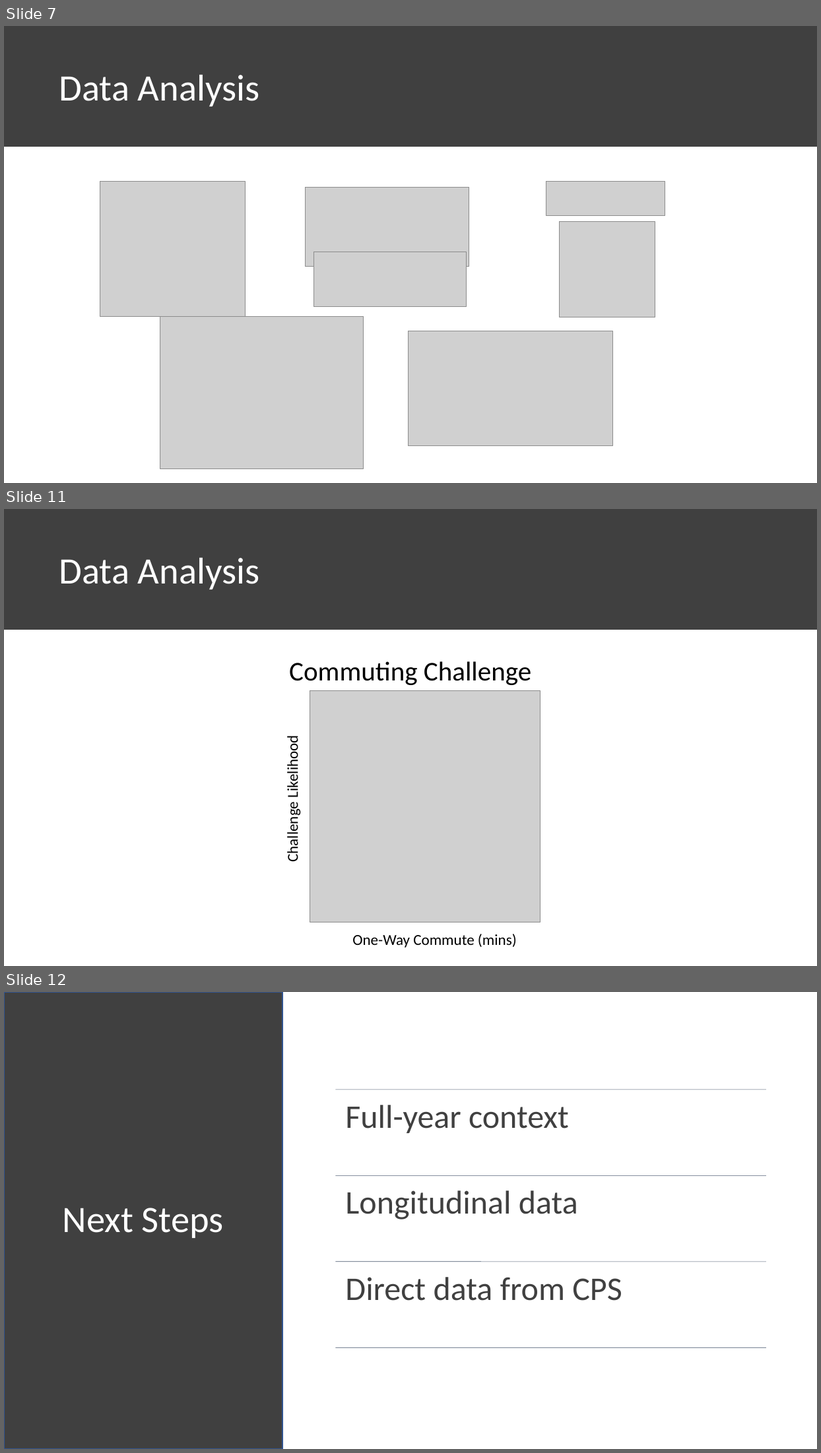
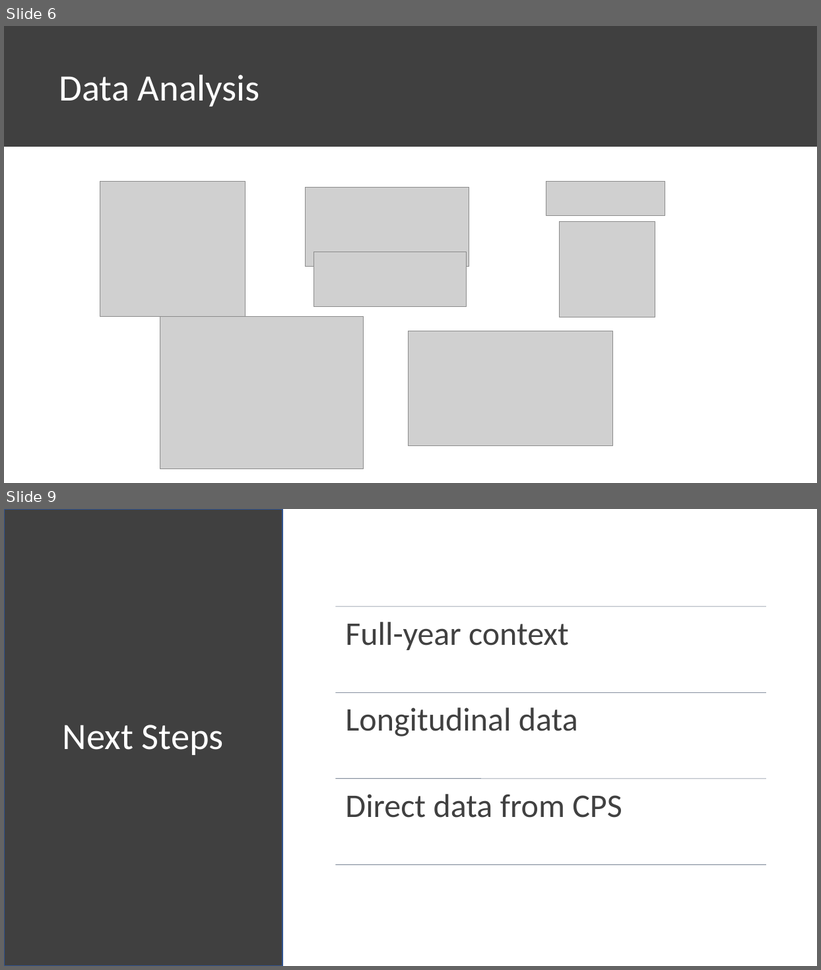
Before and after one commit to chrisluedtke/talks, a slide deck: 2018-06-14-ChiPy/Presentation.pptx. Shown one above the other, each under a label of ours: slides 7, 11 and 12 before the commit, slides 6 and 9 after it; the slides between them are not shown. The pictures are 821x1453 and 821x970 pixels, drawn with LibreOffice and Linux fonts; fonts in the diff are those of the drawing; grey boxes stand for pictures. Boxes give left, top, right and bottom in pixels: in the first picture for what was removed or moved away, otherwise in the second. Text is boxed around its words. In the diff, an @@ line names an element or a change of style, - is before the commit and + after.

```diff
--- a/2018-06-14-ChiPy/Presentation.pptx
+++ b/2018-06-14-ChiPy/Presentation.pptx
@@ slide 11 removed at box(4, 509, 817, 966), background #FFFFFF @@
@@ rectangle removed at box(4, 509, 817, 630) @@
@@ text removed at box(59, 558, 259, 590) @@
-Data Analysis
@@ text removed at box(289, 661, 531, 685) @@
-Commuting Challenge
@@ picture removed at box(310, 691, 540, 923) @@
@@ text removed at box(283, 741, 302, 861) @@
-Challenge Likelihood
@@ text removed at box(352, 934, 517, 948) @@
-One-Way Commute (mins)
@@ what was slide 7 is now slide 6 @@
@@ what was slide 12 is now slide 9 @@
```
Also in this commit, not shown: 6 slides changed, 1 slide added, 3 other slides removed, 1 other file.
